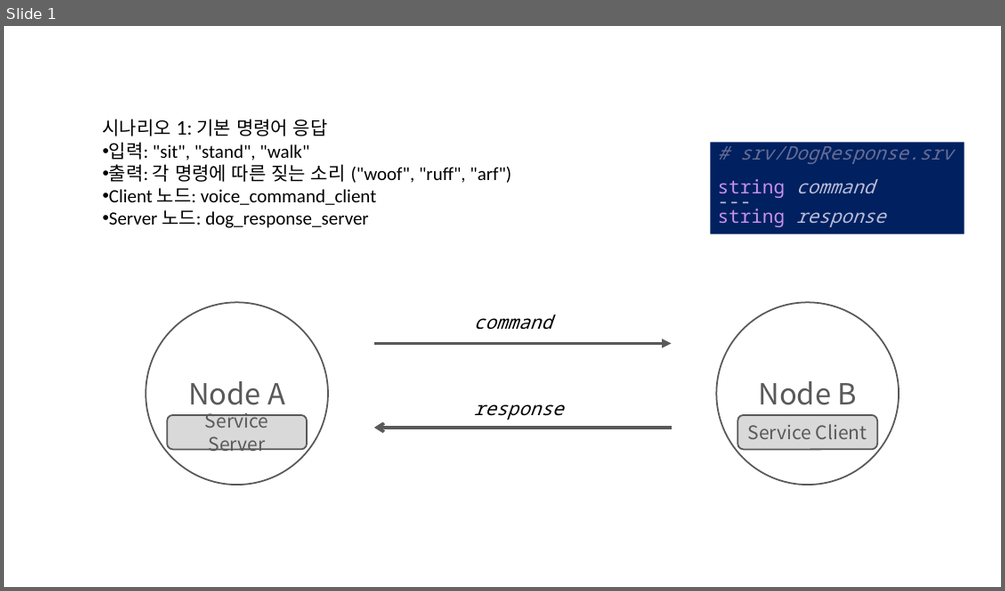
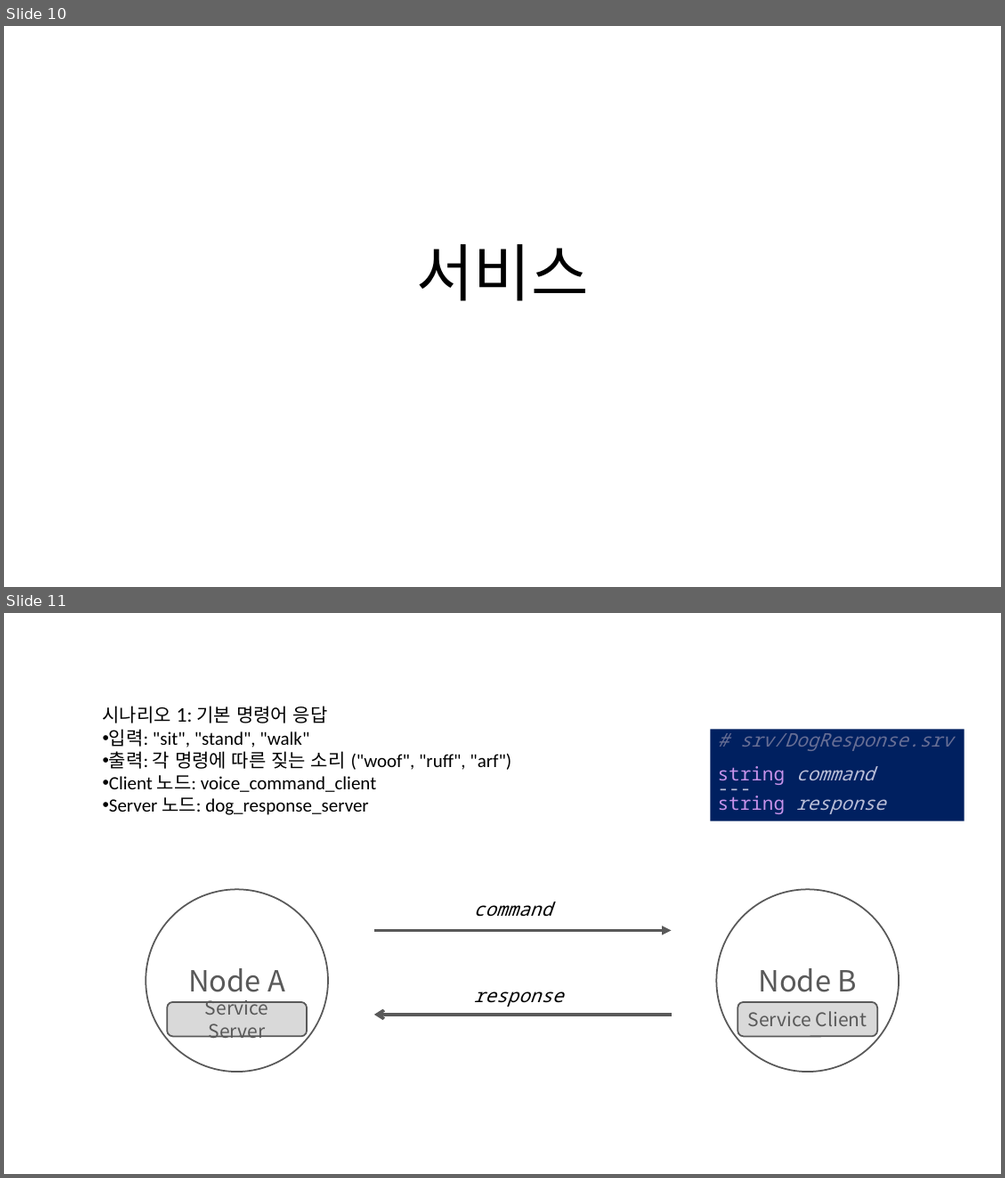
Before and after one commit to redEddie/CROS0218, a slide deck: 프레젠테이션1.pptx. Shown one above the other, each under a label of ours: slide 1 before the commit, slides 10 and 11 after it. The pictures are 1005x591 and 1005x1178 pixels, drawn with LibreOffice and Linux fonts; fonts in the diff are those of the drawing. Boxes give left, top, right and bottom in pixels: in the first picture for what was removed or moved away, otherwise in the second. Text is boxed around its words. In the diff, an @@ line names an element or a change of style, - is before the commit and + after.

```diff
--- a/프레젠테이션1.pptx
+++ b/프레젠테이션1.pptx
@@ slide 10 added at (x1=4, y1=26, x2=1001, y2=587), background #FFFFFF @@
@@ title added at (x1=416, y1=244, x2=588, y2=301), 60 pt, text #000000 @@
+서비스
@@ what was slide 1 is now slide 11 @@
```
Also in this commit, not shown: 9 other slides added.
